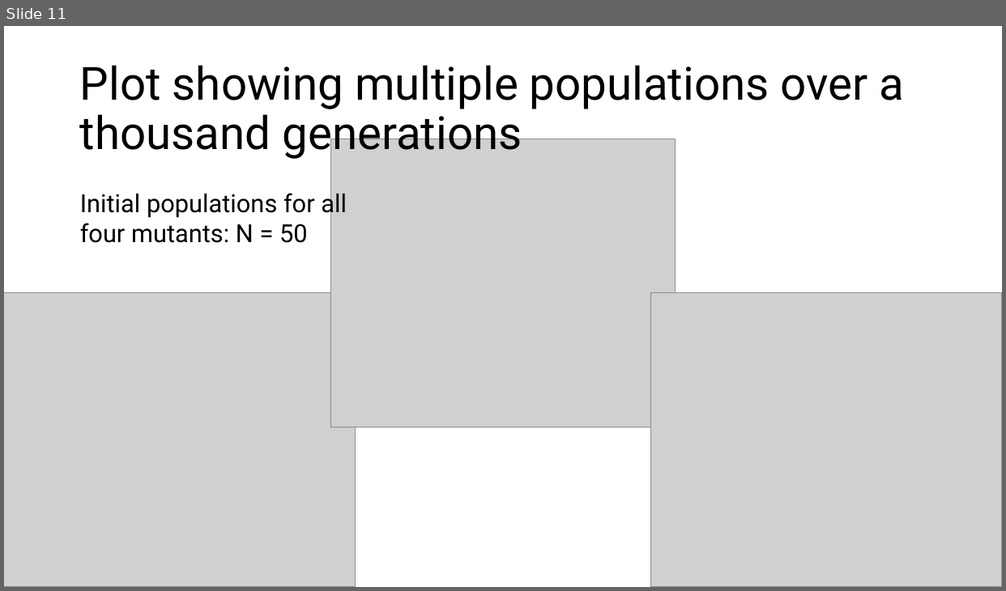
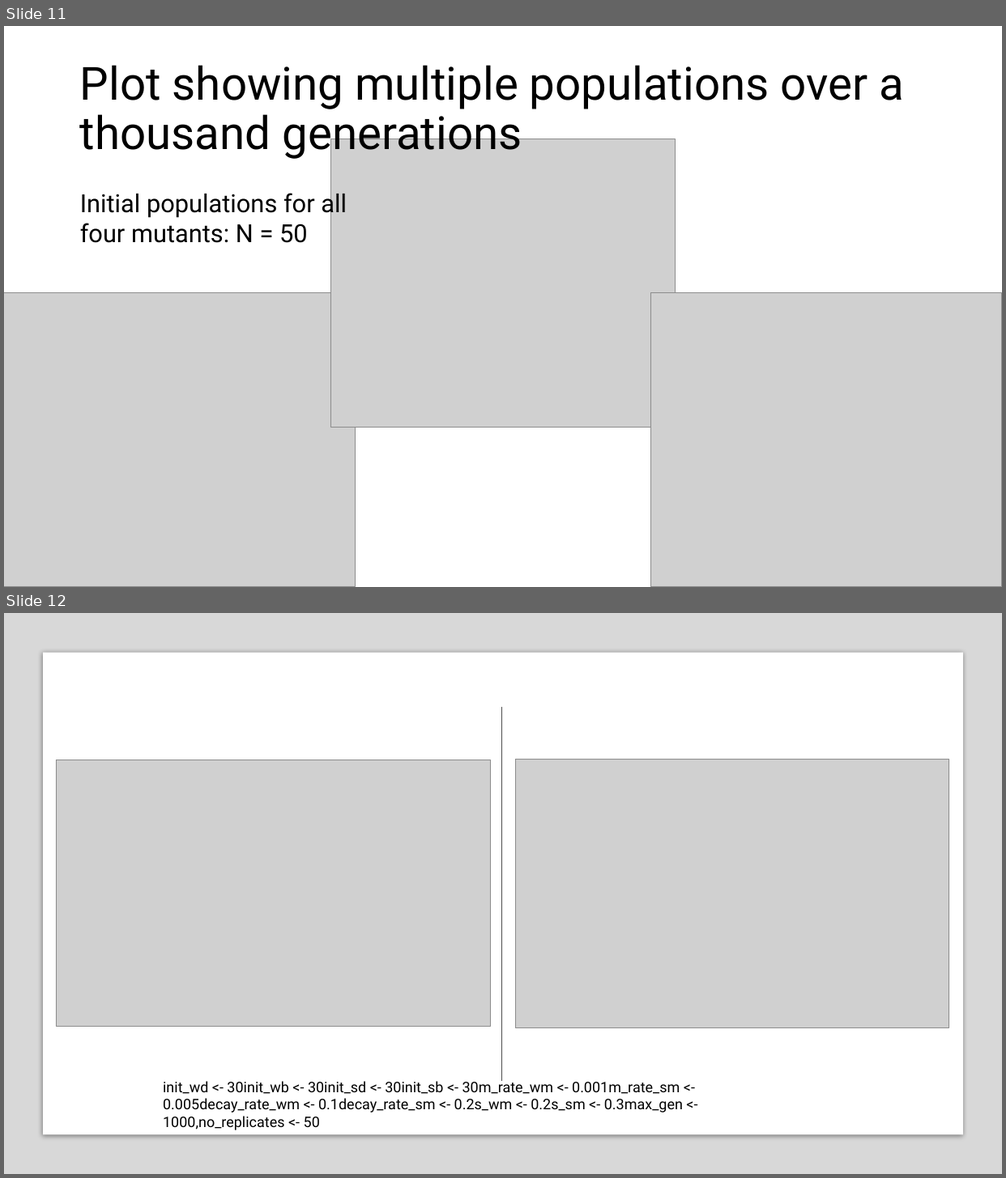
Before and after one commit to Julia-Eggenschwiler/THEEproject_Jaelle_Julia, a slide deck: THEE_project.pptx. Shown one above the other, each under a label of ours: slide 11 before the commit, slides 11 and 12 after it. The pictures are 1006x591 and 1006x1178 pixels, drawn with LibreOffice and Linux fonts; fonts in the diff are those of the drawing; grey boxes stand for pictures. Boxes give left, top, right and bottom in pixels: in the first picture for what was removed or moved away, otherwise in the second. Text is boxed around its words. In the diff, an @@ line names an element or a change of style, - is before the commit and + after.

```diff
--- a/THEE_project.pptx
+++ b/THEE_project.pptx
@@ slide 12 added at (x1=4, y1=613, x2=1002, y2=1174), background #FFFFFF @@
@@ rectangle added at (x1=4, y1=613, x2=1002, y2=1174), fill #808080 at 30% opacity @@
@@ rectangle added at (x1=43, y1=653, x2=963, y2=1135), fill #FFFFFF @@
@@ line added from (502, 707) to (502, 1081), #4E4E4E 1 pt @@
@@ picture added at (x1=57, y1=760, x2=490, y2=1027) @@
@@ picture added at (x1=516, y1=759, x2=949, y2=1028) @@
@@ text added at (x1=163, y1=1080, x2=683, y2=1131), 14 pt, text #000000 @@
+init_wd <- 30init_wb <- 30init_sd <- 30init_sb <- 30m_rate_wm <- 0.001m_rate_sm <- 0.005decay_rate_wm <- 0.1decay_rate_sm <- 0.2s_wm <- 0.2s_sm <- 0.3max_gen <- 1000,no_replicates <- 50
```
Also in this commit, not shown: 1 other slide added, 1 slide removed.
